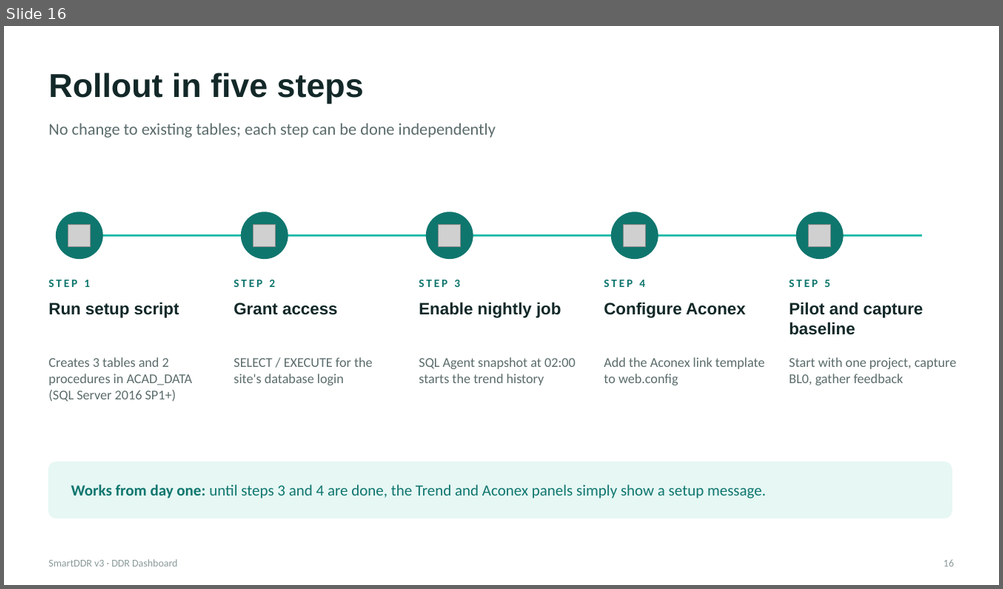
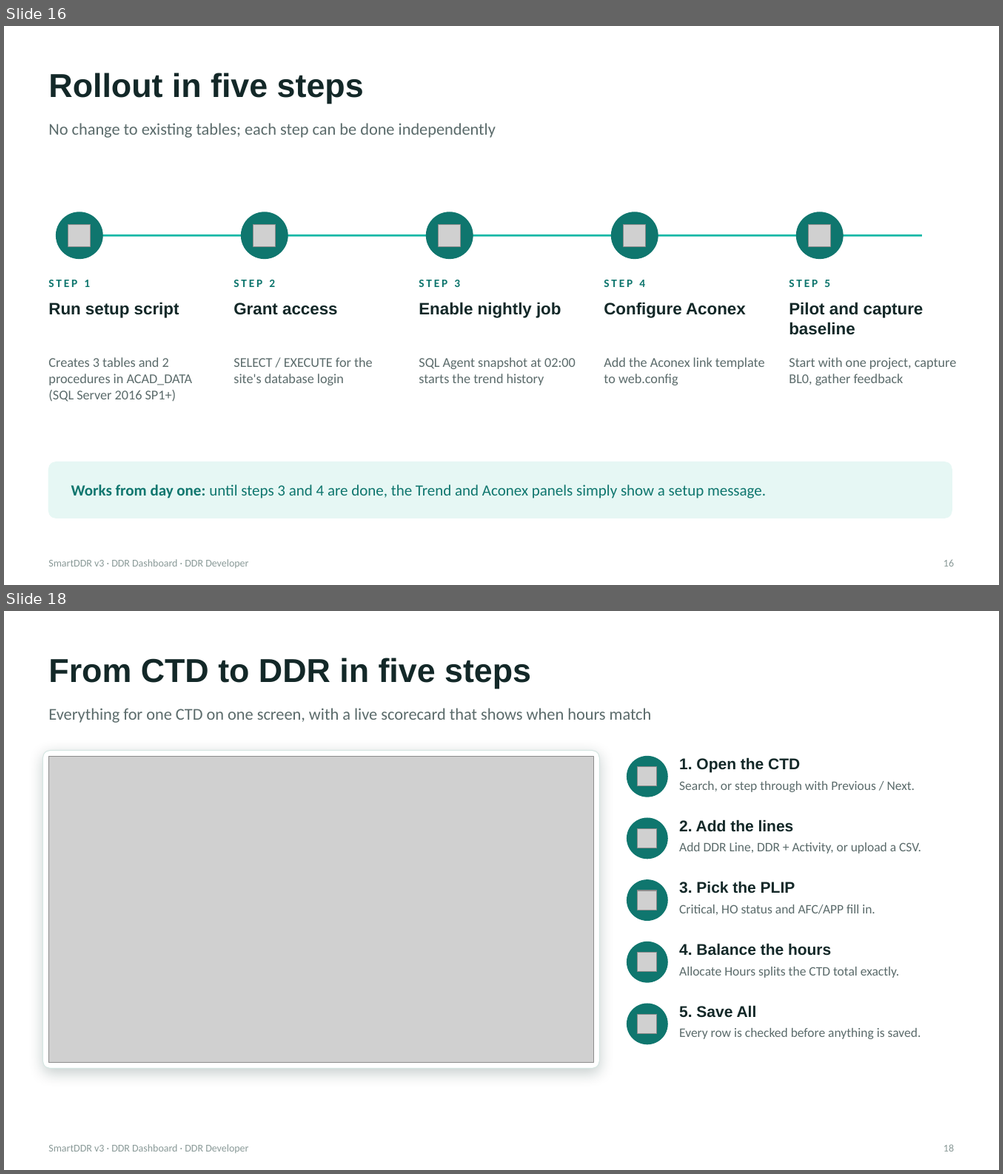
Before and after one commit to habeebpm/BlazerTest, a slide deck: SmartDDRv3/presentation/SmartDDR-Presentation.pptx. Shown one above the other, each under a label of ours: slide 16 before the commit, slides 16 and 18 after it; the slides between them are not shown. The pictures are 1003x589 and 1003x1174 pixels, drawn with LibreOffice and Linux fonts; fonts in the diff are those of the drawing; grey boxes stand for pictures; background and template pictures are left out. Boxes give left, top, right and bottom in pixels: in the first picture for what was removed or moved away, otherwise in the second. Text is boxed around its words. In the diff, an @@ line names an element or a change of style, - is before the commit and + after.

```diff
--- a/SmartDDRv3/presentation/SmartDDR-Presentation.pptx
+++ b/SmartDDRv3/presentation/SmartDDR-Presentation.pptx
@@ slide 18 added at [4,611,999,1170], background picture (left out) @@
@@ text added at [48,658,531,688], 32 pt, text #132828, bold @@
+From CTD to DDR in five steps
@@ text added at [48,708,652,723], 16 pt, text #5B6B6B @@
+Everything for one CTD on one screen, with a live scorecard that shows when hours match
@@ rounded rectangle added at [42,751,600,1069], fill #FFFFFF, outline #D5E6E2 0.75 pt @@
@@ picture added at [48,757,594,1063] @@
@@ ellipse added at [627,757,667,797], fill #0F766E, outline #0F766E 1 pt @@
@@ text added at [679,758,800,773], 15 pt, text #132828, bold @@
+1. Open the CTD
@@ picture added at [637,767,657,786] @@
@@ text added at [679,781,915,792], 12.5 pt, text #5B6B6B @@
+Search, or step through with Previous / Next.
@@ ellipse added at [627,818,667,859], fill #0F766E, outline #0F766E 1 pt @@
@@ picture added at [637,829,657,849] @@
@@ text added at [679,820,794,832], 15 pt, text #132828, bold @@
+2. Add the lines
@@ text added at [679,843,921,854], 12.5 pt, text #5B6B6B @@
+Add DDR Line, DDR + Activity, or upload a CSV.
@@ ellipse added at [627,880,667,920], fill #0F766E, outline #0F766E 1 pt @@
@@ picture added at [637,891,657,910] @@
@@ text added at [679,881,795,894], 15 pt, text #132828, bold @@
+3. Pick the PLIP
@@ text added at [679,905,875,915], 12.5 pt, text #5B6B6B @@
+Critical, HO status and AFC/APP fill in.
@@ ellipse added at [627,943,667,982], fill #0F766E, outline #0F766E 1 pt @@
@@ text added at [679,943,831,956], 15 pt, text #132828, bold @@
+4. Balance the hours
@@ picture added at [637,953,657,972] @@
@@ text added at [679,967,899,978], 12.5 pt, text #5B6B6B @@
+Allocate Hours splits the CTD total exactly.
@@ ellipse added at [627,1004,667,1045], fill #0F766E, outline #0F766E 1 pt @@
@@ text added at [679,1005,757,1018], 15 pt, text #132828, bold @@
+5. Save All
@@ picture added at [637,1014,657,1034] @@
@@ text added at [679,1028,921,1039], 12.5 pt, text #5B6B6B @@
+Every row is checked before anything is saved.
@@ text added at [48,1145,248,1153], 10 pt, text #8A9A98 @@
+SmartDDR v3 · DDR Dashboard · DDR Developer
@@ text added at [943,1145,953,1152], 10 pt, text #8A9A98 @@
+18
@@ slide 16 changed as well @@
@@ text at [48,560,248,568]: text changed @@
-SmartDDR v3 · DDR Dashboard
+SmartDDR v3 · DDR Dashboard · DDR Developer
```
Also in this commit, not shown: 15 other slides changed, 3 other slides added.
